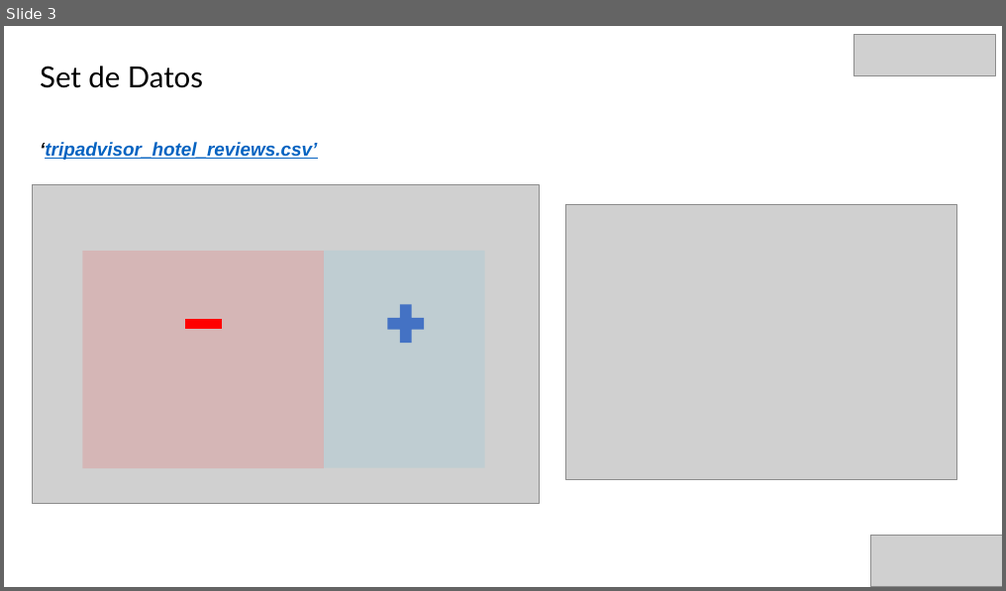
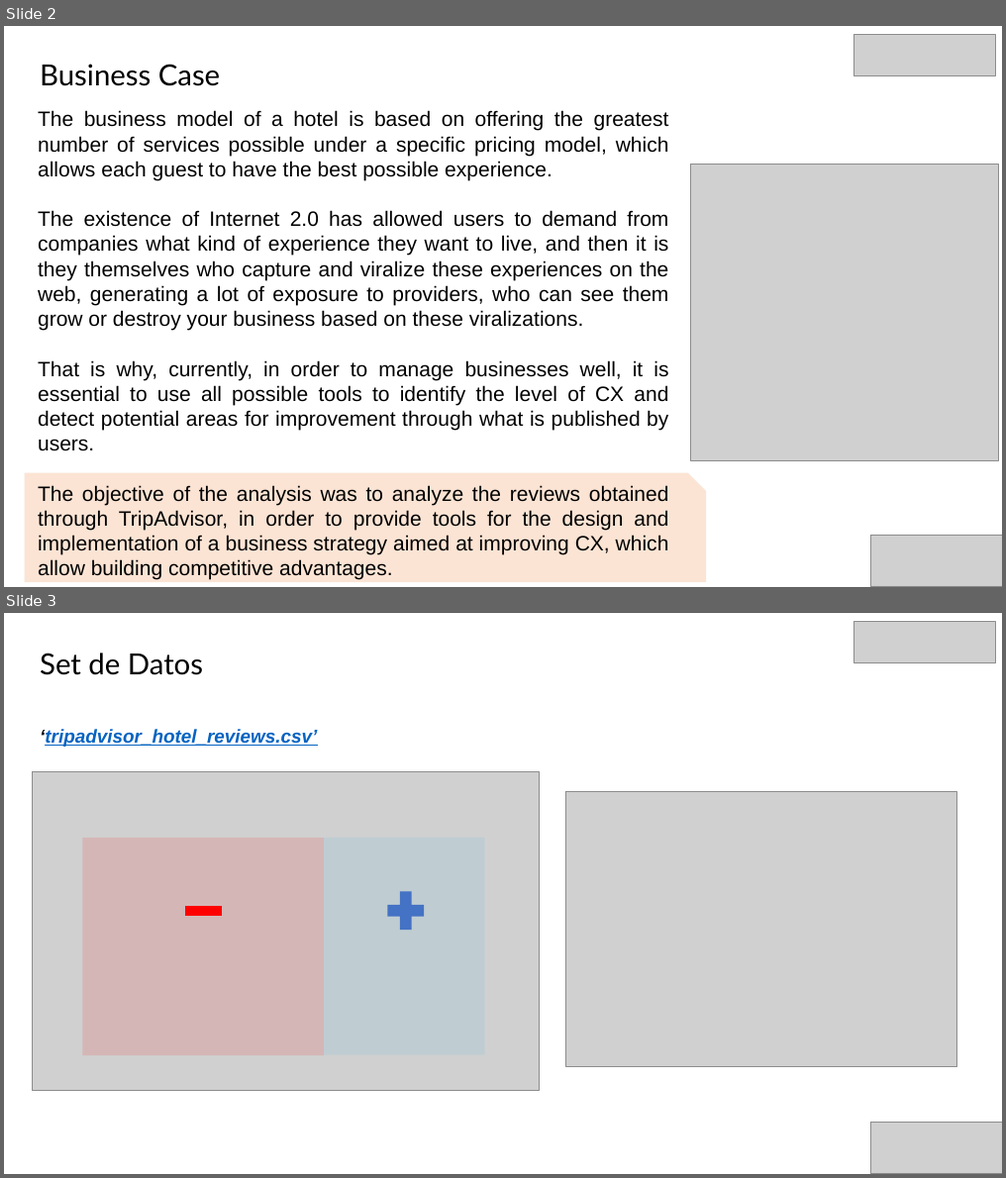
Before and after one commit to john30sg/TripAdvisorTopicModeling, a slide deck: TM_TP0G1_Zanelli_Spena_Sandoval_Biga.pptx. Shown one above the other, each under a label of ours: slide 3 before the commit, slides 2 and 3 after it. The pictures are 1006x591 and 1006x1178 pixels, drawn with LibreOffice and Linux fonts; fonts in the diff are those of the drawing; grey boxes stand for pictures. Boxes give left, top, right and bottom in pixels: in the first picture for what was removed or moved away, otherwise in the second. Text is boxed around its words. In the diff, an @@ line names an element or a change of style, - is before the commit and + after.

```diff
--- a/TM_TP0G1_Zanelli_Spena_Sandoval_Biga.pptx
+++ b/TM_TP0G1_Zanelli_Spena_Sandoval_Biga.pptx
@@ slide 2 added at <box>4,26,1002,587</box>, background #FFFFFF @@
@@ picture added at <box>854,34,995,76</box> @@
@@ text added at <box>40,64,220,86</box>, 28 pt, text #000000 @@
+Business Case
@@ text added at <box>38,110,669,580</box>, 20 pt, text #000000 @@
+The business model of a hotel is based on offering the greatest number of services possible under a specific pricing model, which allows each guest to have the best possible experience.
+The existence of Internet 2.0 has allowed users to demand from companies what kind of experience they want to live, and then it is they themselves who capture and viralize these experiences on the web, generating a lot of exposure to providers, who can see them grow or destroy your business based on these viralizations.
+That is why, currently, in order to manage businesses well, it is essential to use all possible tools to identify the level of CX and detect potential areas for improvement through what is published by users.
+The objective of the analysis was to analyze the reviews obtained through TripAdvisor, in order to provide tools for the design and implementation of a business strategy aimed at improving CX, which allow building competitive advantages.
@@ picture added at <box>690,165,999,461</box> @@
@@ snip rect added at <box>24,472,706,582</box>, fill #FBE4D4 @@
@@ picture added at <box>871,535,1002,587</box> @@
```
Also in this commit, not shown: 1 slide changed, 8 other slides added, 11 slides removed, 2 other files.
